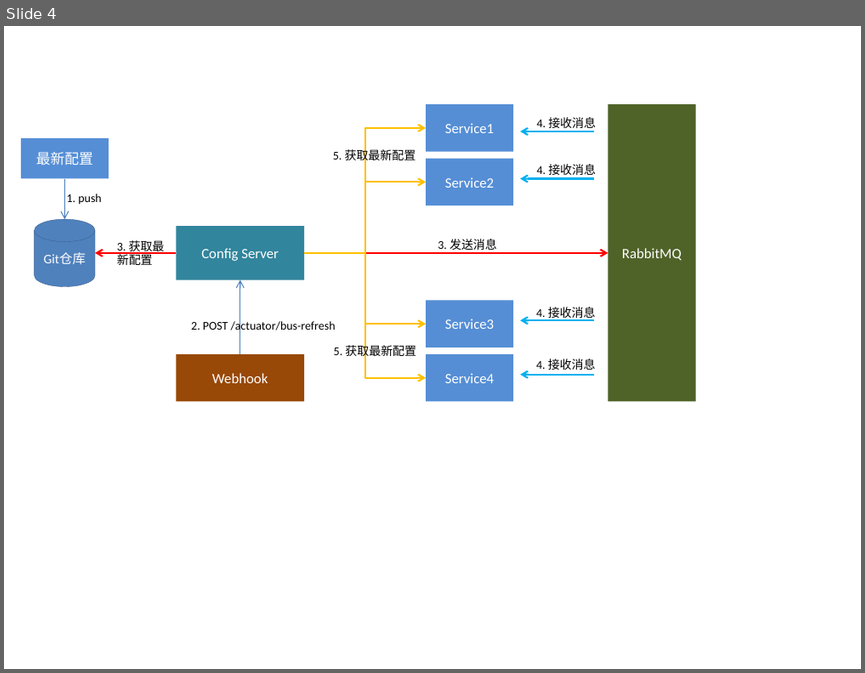
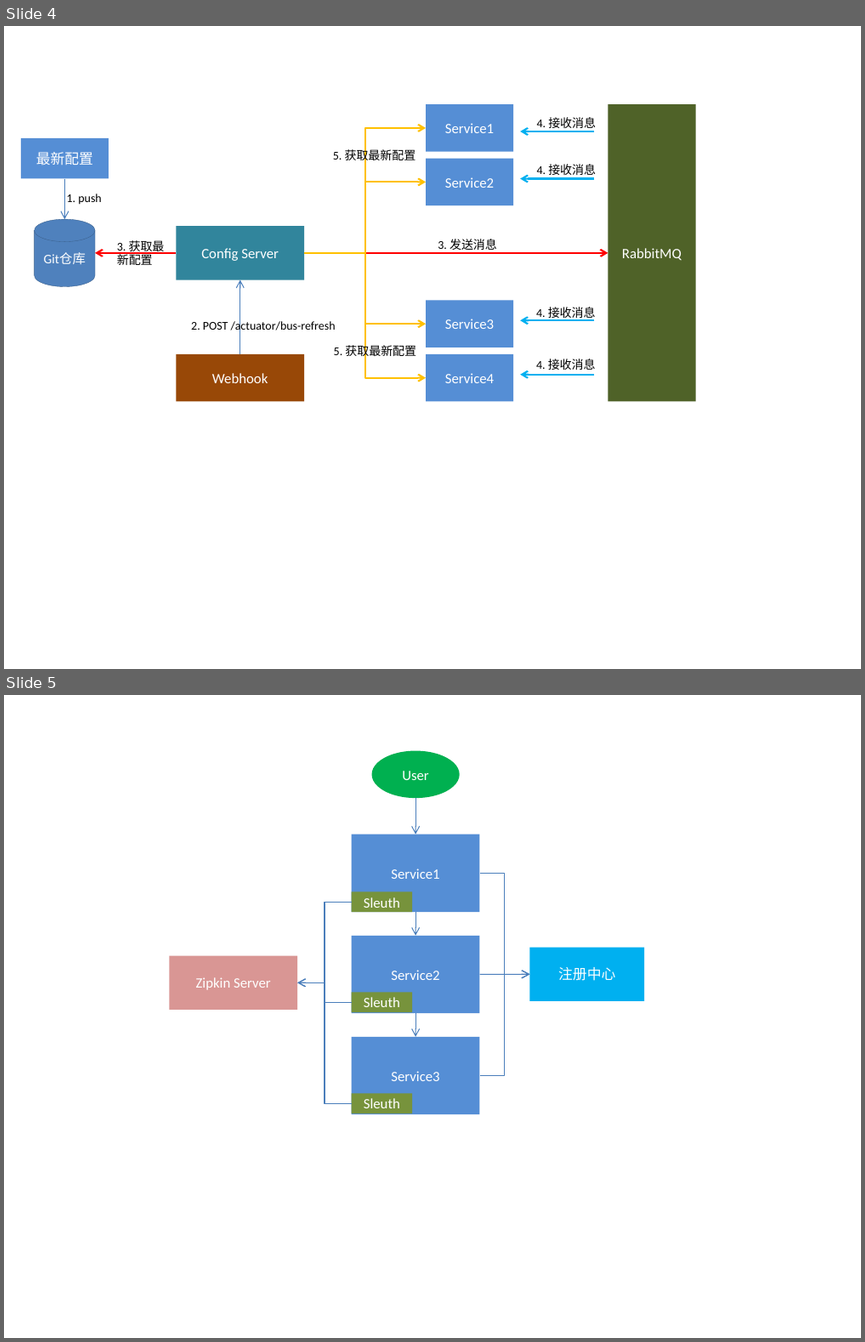
Before and after one commit to chenjuwen/springcloud, a slide deck: doc/架构图.pptx. Shown one above the other, each under a label of ours: slide 4 before the commit, slides 4 and 5 after it. The pictures are 865x673 and 865x1342 pixels, drawn with LibreOffice and Linux fonts; fonts in the diff are those of the drawing. Boxes give left, top, right and bottom in pixels: in the first picture for what was removed or moved away, otherwise in the second. Text is boxed around its words. In the diff, an @@ line names an element or a change of style, - is before the commit and + after.

Commit message:
sleuth + zipkin

```diff
--- a/doc/架构图.pptx
+++ b/doc/架构图.pptx
@@ slide 5 added at (x1=4, y1=695, x2=861, y2=1338), background #FFFFFF @@
@@ ellipse added at (x1=371, y1=751, x2=459, y2=798), fill #00B050, 12 pt, text #FFFFFF @@
+User
@@ arrow added from (415, 798) to (415, 834), #4B7EBC 0.75 pt @@
@@ rectangle added at (x1=352, y1=834, x2=480, y2=912), fill #558ED5, 12 pt, text #FFFFFF @@
+Service1
@@ rectangle added at (x1=352, y1=892, x2=413, y2=913), fill #77933C, 12 pt, text #FFFFFF @@
+Sleuth
@@ elbow arrow added from (479, 873) to (529, 975), #4B7EBC 0.75 pt @@
@@ elbow arrow added from (352, 902) to (298, 983), #4B7EBC 0.75 pt @@
@@ arrow added from (415, 912) to (415, 936), #4B7EBC 0.75 pt @@
@@ rectangle added at (x1=352, y1=936, x2=480, y2=1014), fill #558ED5, 12 pt, text #FFFFFF @@
+Service2
@@ rectangle added at (x1=529, y1=947, x2=644, y2=1001), fill #00B0F0, 12 pt, text #FFFFFF @@
+注册中心
@@ rectangle added at (x1=170, y1=955, x2=298, y2=1009), fill #D99694, 12 pt, text #FFFFFF @@
+Zipkin Server
@@ elbow arrow added from (479, 1076) to (529, 975), #4B7EBC 0.75 pt @@
@@ arrow added from (479, 975) to (529, 975), #4B7EBC 0.75 pt @@
@@ elbow arrow added from (352, 1002) to (298, 983), #4B7EBC 0.75 pt @@
@@ elbow arrow added from (352, 1103) to (298, 983), #4B7EBC 0.75 pt @@
@@ rectangle added at (x1=352, y1=993, x2=413, y2=1013), fill #77933C, 12 pt, text #FFFFFF @@
+Sleuth
@@ arrow added from (415, 1013) to (415, 1037), #4B7EBC 0.75 pt @@
@@ rectangle added at (x1=352, y1=1037, x2=480, y2=1115), fill #558ED5, 12 pt, text #FFFFFF @@
+Service3
@@ rectangle added at (x1=352, y1=1094, x2=413, y2=1114), fill #77933C, 12 pt, text #FFFFFF @@
+Sleuth
```
Also in this commit, not shown: 1 other slide added, 14 other files.
